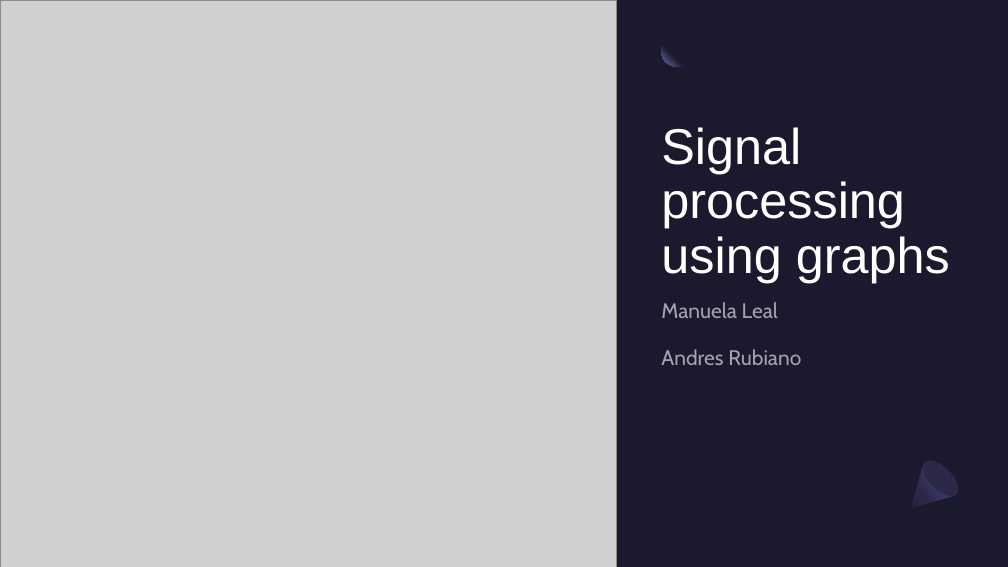
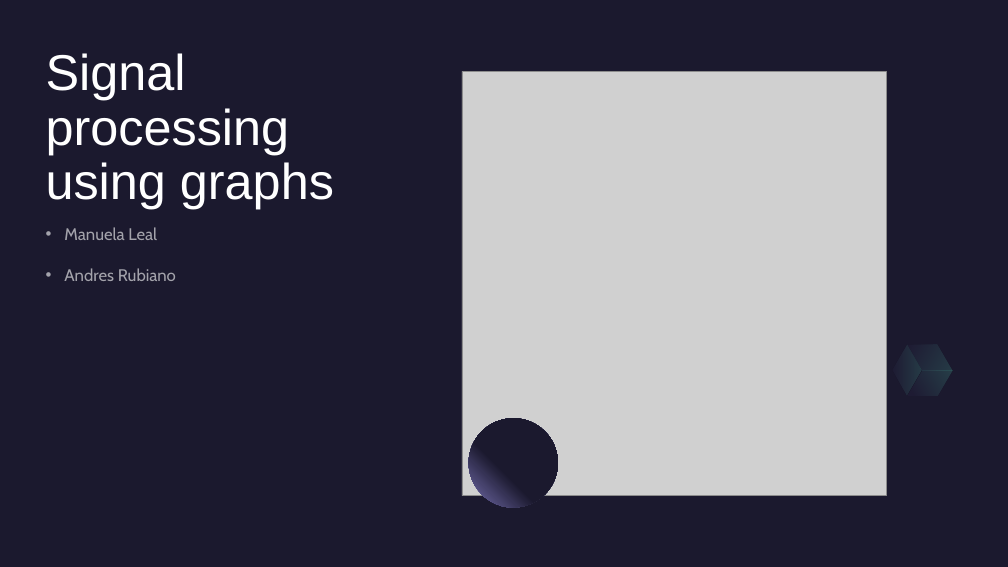
Before and after one commit to aerubianoma/Codification-theory, a slide deck: slide 1 of Final-project/Signal processing using graphs.pptx. Drawn at 1008x567 pixels with LibreOffice and Linux fonts; fonts in the diff are those of the drawing; grey boxes stand for pictures. Boxes give left, top, right and bottom in pixels: in the first picture for what was removed or moved away, otherwise in the second. Text is boxed around its words. In the diff, an @@ line names an element or a change of style, - is before the commit and + after.

```diff
--- a/Final-project/Signal processing using graphs.pptx
+++ b/Final-project/Signal processing using graphs.pptx
@@ rectangle added at [0, 0, 1008, 567], fill #1B192E @@
@@ title "Signal processing using graphs": place and size @@
-title "Signal processing using graphs" at [661, 127, 950, 283]
+title "Signal processing using graphs" at [46, 53, 334, 209]
@@ ellipse removed at [662, 37, 691, 67] @@
@@ picture: place and size @@
-picture at [0, 0, 616, 567]
+picture at [462, 71, 886, 495]
@@ text "Manuela Leal": place and size @@
-text "Manuela Leal" at [661, 302, 801, 365]
+text "Manuela Leal" at [64, 227, 176, 281]
@@ text "Manuela Leal" at [64, 227, 176, 281]: size 20 to 16 pt; bullet none to • @@
@@ freeform shape added at [886, 345, 930, 396], fill gradient #2C284A to #5BEFC1 @@
@@ freeform shape added at [900, 332, 960, 384], fill gradient #2C284A to #5BEFC1 @@
@@ freeform shape added at [907, 357, 952, 409], fill gradient #2C284A to #5BEFC1 @@
@@ ellipse added at [469, 418, 558, 507], fill gradient #1B192E to #7771B2 @@
@@ freeform shape removed at [896, 455, 965, 523] @@
@@ ellipse removed at [917, 454, 964, 502] @@
```
Also in this commit, not shown: 6 other slides changed, 10 slides added.
